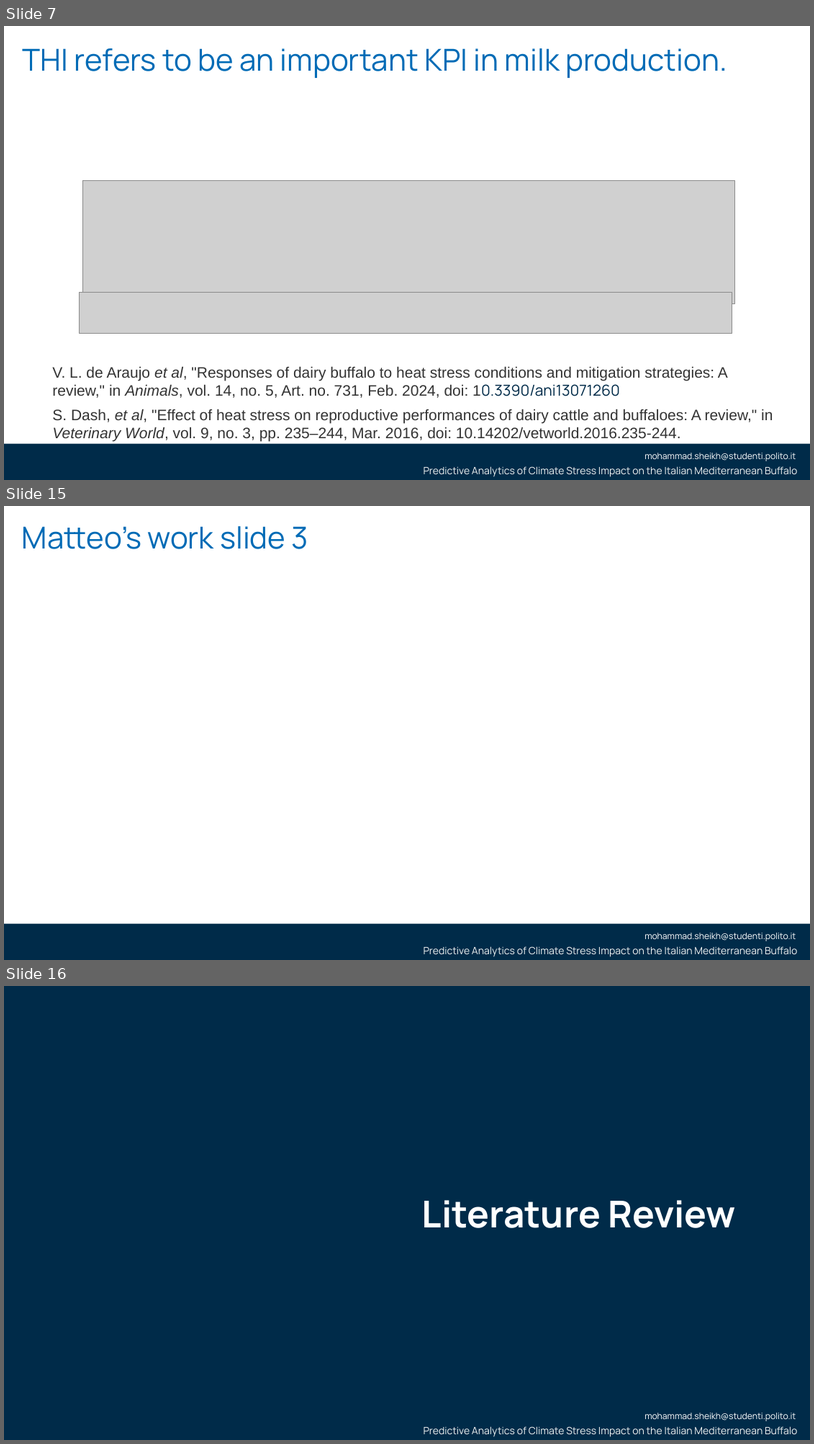
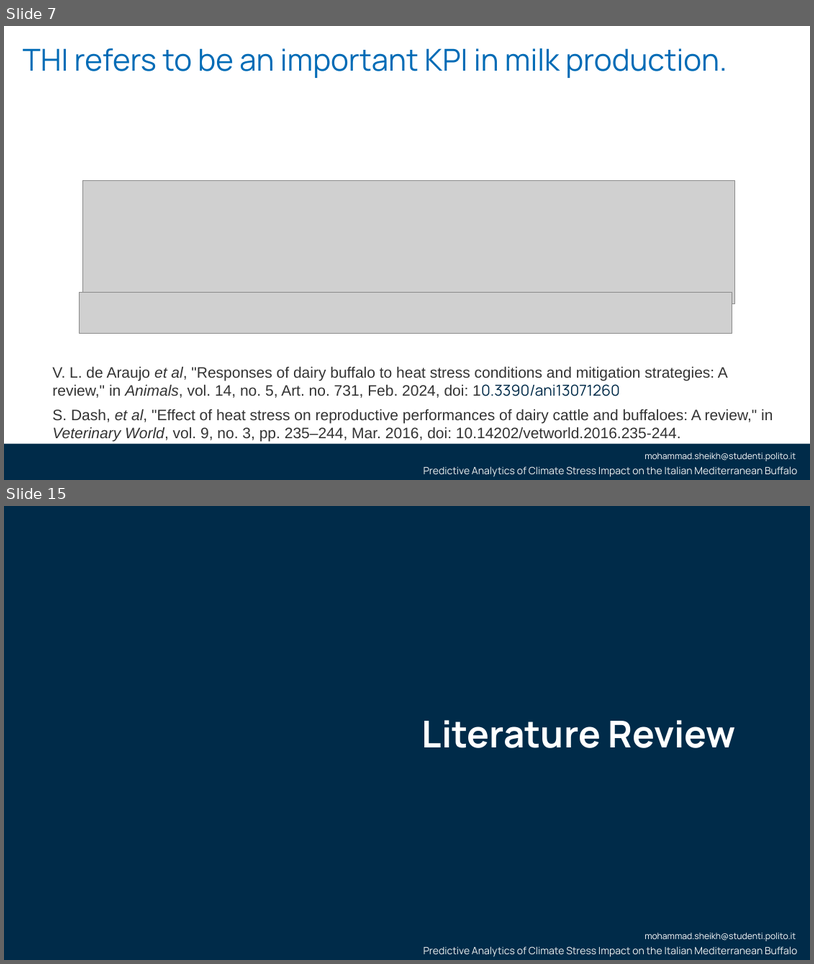
Before and after one commit to smsag99/Thesis, a slide deck: Presentation/thesisPresentation3.pptx. Shown one above the other, each under a label of ours: slides 7, 15 and 16 before the commit, slides 7 and 15 after it; the slides between them are not shown. The pictures are 814x1444 and 814x964 pixels, drawn with LibreOffice and Linux fonts; fonts in the diff are those of the drawing; grey boxes stand for pictures; background and template pictures are left out. Boxes give left, top, right and bottom in pixels: in the first picture for what was removed or moved away, otherwise in the second. Text is boxed around its words. In the diff, an @@ line names an element or a change of style, - is before the commit and + after.

```diff
--- a/Presentation/thesisPresentation3.pptx
+++ b/Presentation/thesisPresentation3.pptx
@@ slide 15 removed at [4, 506, 810, 960], background #FFFFFF; not listed: 3 template elements that a slide beside it also shows @@
@@ title removed at [22, 526, 309, 549] @@
-Matteo’s work slide 3
@@ what was slide 16 is now slide 15 @@
```
Also in this commit, not shown: 10 slides changed, 4 slides added, 4 other slides removed, 3 other files.
